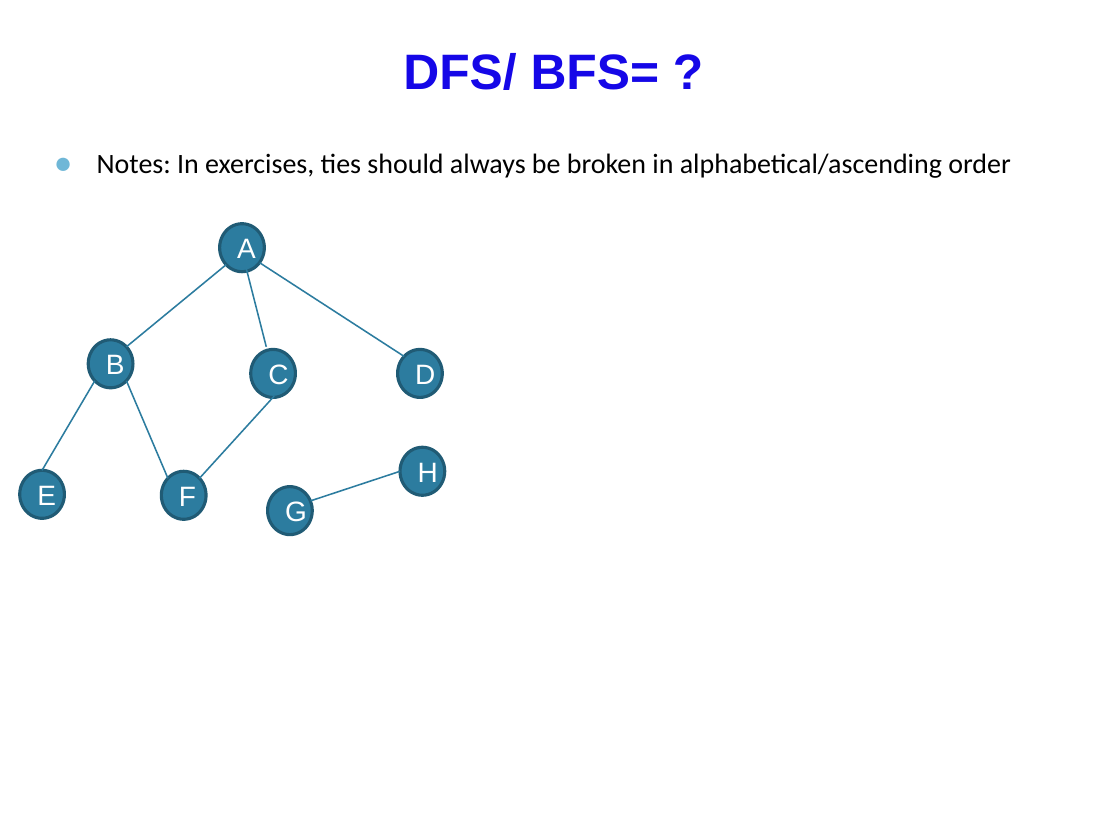
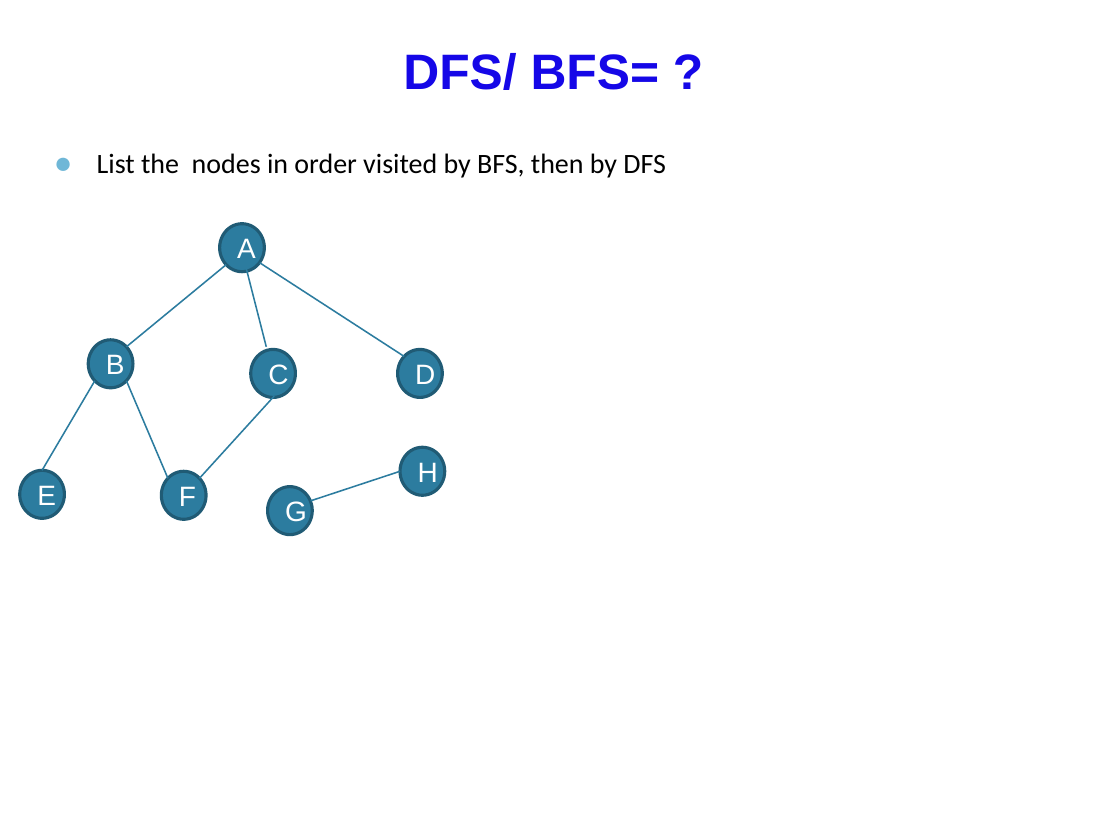
Before and after one commit to anhvir/c207, a slide deck: slide 2 of stud_05_C207_22S1.pptx. Drawn at 1120x840 pixels with LibreOffice and Linux fonts; fonts in the diff are those of the drawing; background and template pictures are left out. Boxes give left, top, right and bottom in pixels: in the first picture for what was removed or moved away, otherwise in the second. Text is boxed around its words. In the diff, an @@ line names an element or a change of style, - is before the commit and + after.

```diff
--- a/stud_05_C207_22S1.pptx
+++ b/stud_05_C207_22S1.pptx
@@ text at [97, 153, 666, 178]: text changed @@
-● Notes: In exercises, ties should always be broken in alphabetical/ascending order
+● List the nodes in order visited by BFS, then by DFS
```
Also in this commit, not shown: 2 slides added, 3 other files.
